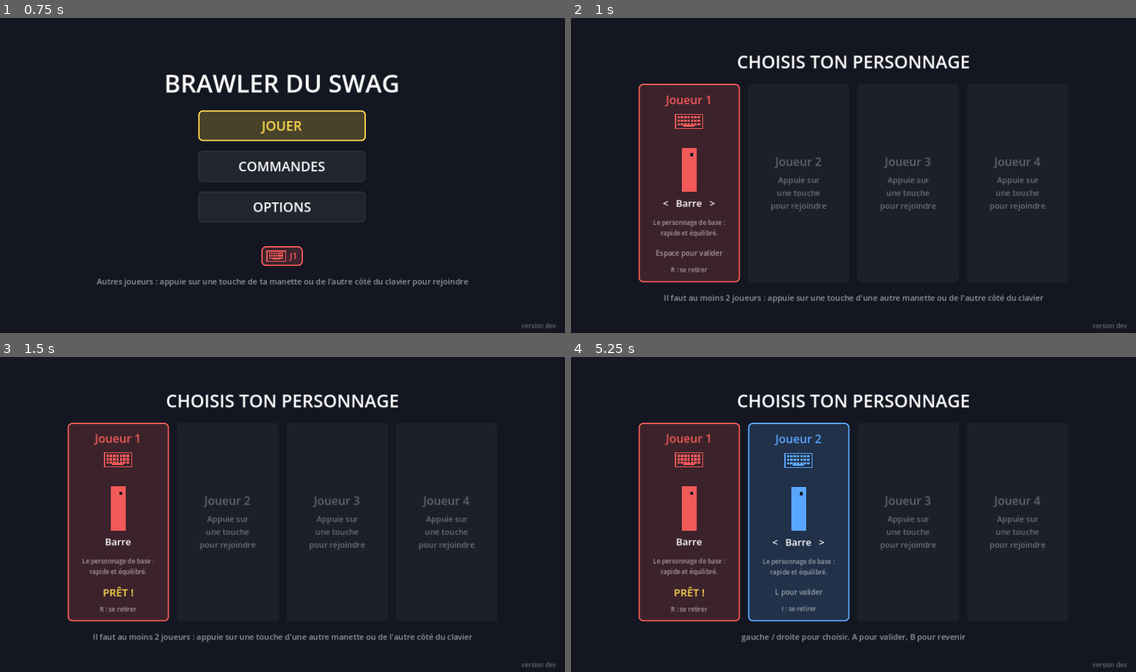
Above: before the commit, frames 1-4 (two rows, left to right).
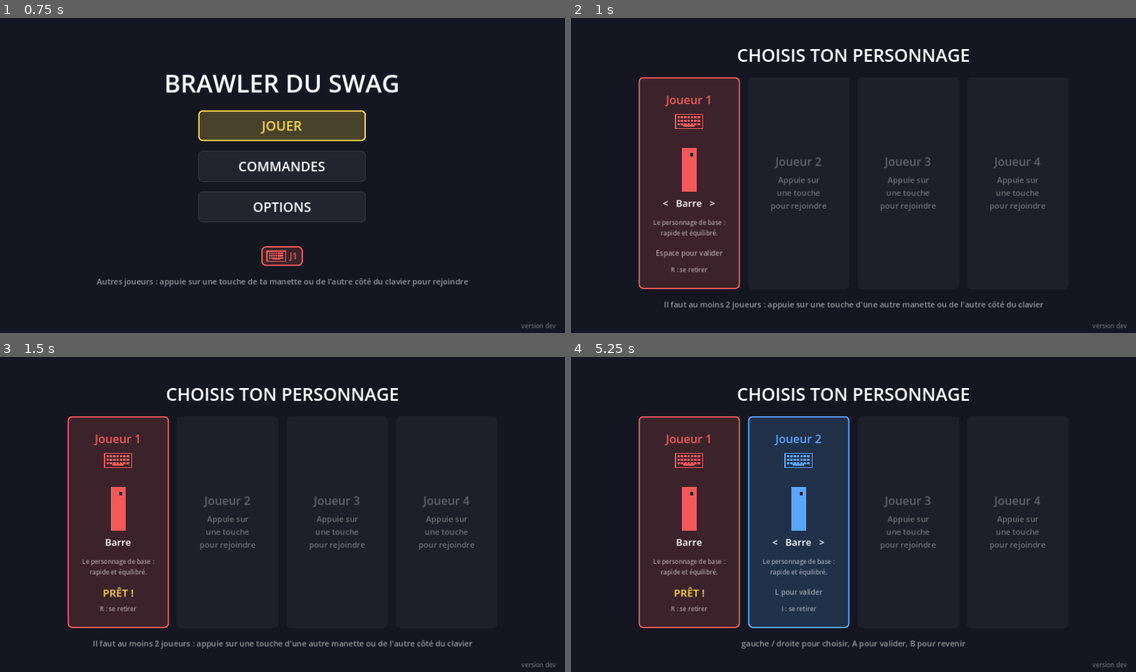
Above: after the commit, the same moments.

Repository: BBStain/jvtest
Game: Godot game, scene res://scenes/menu.tscn
Two runs of this game, one before a commit and one after it. Both use one fixed random seed, a clock stepped at 60 frames per second and the inputs below.
Inputs (mouse positions are in pixels of both pictures, inside the frame that each line leads up to):
- Up to frame 1 (0.75 s): tap Enter at 0.5 s; move the mouse to (406, 159) at 0.52 s; hold D from 0.53 s (still down); tap P at 0.6 s; click (406, 159) at 0.67 s
- Up to frame 2 (1 s): keep holding D; tap Space at 0.77 s
- Up to frame 3 (1.5 s): keep holding D; tap Space at 1.25 s; move the mouse to (169, 530) at 1.27 s; tap F at 1.35 s
- Up to frame 4 (5.25 s): tap Space at 1.52, 3.02, 3.5, 3.77, 4.52, 5 s; tap Enter at 2, 4.25 s; move the mouse to (910, 445) at 2.02 s; release D at 2.03 s; hold A 2.03-2.78 s; tap R at 2.1 s; move the mouse to (825, 580) at 2.77 s; hold D 2.78-4.28 s; tap G at 2.85 s; click (825, 580) at 2.92 s; move the mouse to (1023, 564) at 3.52 s; tap C at 3.6 s; move the mouse to (684, 467) at 4.27 s; hold A 4.28-5.03 s; tap Shift at 4.35 s; move the mouse to (881, 514) at 5.02 s; hold D from 5.03 s (still down); tap L at 5.1 s; click (881, 514) at 5.17 s

Frame 1 is identical in both runs. In frame 2, 3.6% of the frame differs, in the area x 11-84%, y 9-93%; in frame 3, 4.0%; in frame 4, 4.4%, in the area x 11-71%, y 9-93%.

Commit message:
Choix du perso : lignes de texte dans des boîtes de taille fixe
Le texte « PRÊT ! » (police plus grande) faisait grandir la case à la
validation. Chaque ligne est maintenant posée dans une boîte de taille
fixe, et la case fait 230 x 480 pour tout contenir.

Co-Authored-By: Claude Opus 5.5 (1M context) <noreply@anthropic.com>
Claude-Session: https://claude.ai/code/session_01THvWsQSvKyigxsJfQsC1D9

Diff:
--- a/scripts/menu.gd
+++ b/scripts/menu.gd
@@ -22,7 +22,7 @@
 const MAIN_BUTTONS := ["JOUER", "COMMANDES", "OPTIONS"]
 const MIN_LIVES := 1
 const MAX_LIVES := 5
-const SLOT_SIZE := Vector2(230, 450)    ## taille fixe des cases du choix de perso (rien ne bouge)
+const SLOT_SIZE := Vector2(230, 480)    ## taille fixe des cases du choix de perso (rien ne bouge)
 const PREVIEW_SIZE := Vector2(120, 130) ## la zone où le perso est dessiné
 
 var screen := Screen.TITLE
@@ -358,11 +358,16 @@
 	return panel
 
 
-## Donne une hauteur fixe à une ligne de texte (centrée dedans), pour que rien ne bouge.
-func _fixed_row(label: Label, height: float) -> Label:
-	label.custom_minimum_size.y = height
+## Donne une hauteur fixe à une ligne de texte (centrée dedans), pour que rien ne bouge :
+## le texte est posé dans une boîte de taille fixe, la taille de la police n'y change rien.
+func _fixed_row(label: Label, height: float) -> Control:
+	var row := Control.new()
+	row.custom_minimum_size = Vector2(200, height)
+	row.size_flags_horizontal = Control.SIZE_SHRINK_CENTER
 	label.vertical_alignment = VERTICAL_ALIGNMENT_CENTER
-	return label
+	label.set_anchors_and_offsets_preset(Control.PRESET_FULL_RECT)
+	row.add_child(label)
+	return row
 
 
 ## La touche pour se retirer de la partie, selon l'appareil du joueur.
